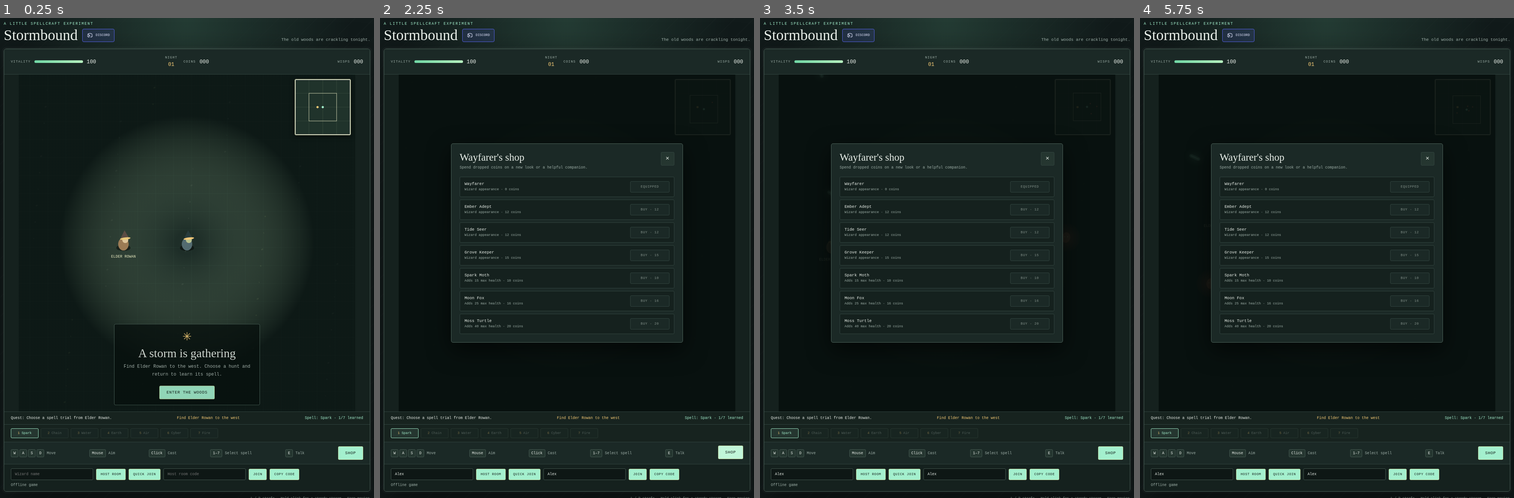
Above: before the commit, frames 1-4 (left to right).
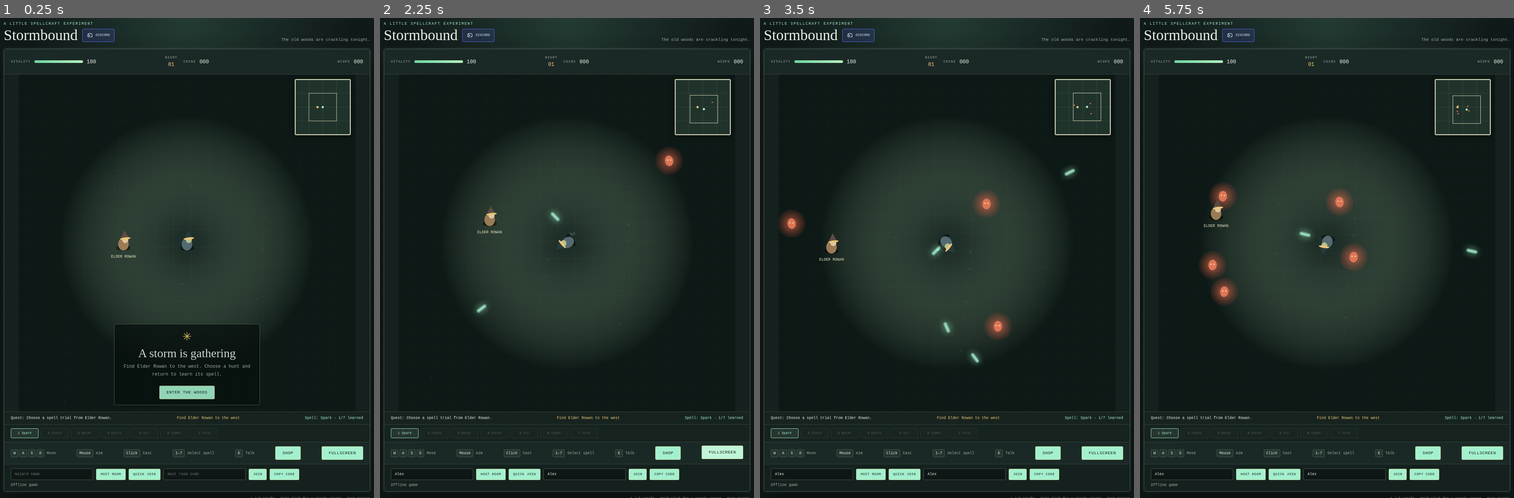
Above: after the commit, the same moments.

Repository: spectralcodes81/Video-game-experiment
Game: browser game, page index.html
Two runs of this game, one before a commit and one after it. Both use one fixed random seed, a clock stepped at 60 frames per second and the inputs below.
Inputs (mouse positions are in pixels of both pictures, inside the frame that each line leads up to):
- Up to frame 1 (0.25 s): no input
- Up to frame 2 (2.25 s): click (432, 474) at 0.27 s; type "Alex" at 0.27 s; click (585, 474) at 0.52 s; type "Alex" at 0.52 s; click "ENTER THE WOODS" at 0.77 s; hold Right 1.03-1.53 s; click (567, 277) at 1.07 s; tap Space at 1.1, 1.6, 2.1 s; hold Down 1.58-1.85 s; click (499, 210) at 1.67 s; hold Left from 1.9 s (still down); click "SHOP" (after the commit: "FULLSCREEN") at 2.02 s
- Up to frame 3 (3.5 s): click (1014, 190) at 2.27 s; release Left at 2.47 s; hold Up 2.52-2.82 s; tap Space at 2.6, 3.1 s; click (999, 310) at 2.87 s; hold Right from 2.87 s (still down); click (864, 325) at 3.47 s
- Up to frame 4 (5.75 s): release Right at 3.53 s; hold Up 3.58-3.82 s; tap Space every 0.5 s from 3.6 to 5.6 s; hold Left 3.87-4.3 s; click (1327, 176) at 4.07 s; hold Down 4.35-4.68 s; click "SHOP" (after the commit: "FULLSCREEN") at 4.52 s; click (1427, 258) at 4.67 s; hold Right 4.73-5.23 s; click (1226, 243) at 5.27 s; hold Down 5.28-5.55 s; hold Left from 5.6 s (still down)

The runs differ from the first frame. In frame 1, 0.5% of the frame differs, in the area x 20-96%, y 89-93%; in frame 2, 13%; in frame 3, 13%; in frame 4, 14%, in the area x 15-96%, y 12-93%.

Commit message:
Add fullscreen game control

Diff:
--- a/index.html
+++ b/index.html
@@ -21,6 +21,8 @@
 		.discord-label { white-space:nowrap; }
 		.subtitle { margin:0 0 2px; color:var(--muted); font-size:11px; }
 		.game-frame { overflow:hidden; border:1px solid #536a60; border-radius:7px; background:#15211e; box-shadow:0 24px 80px #0008,0 0 0 5px #ffffff08; }
+		.game-frame:fullscreen { width:100vw; height:100dvh; overflow:auto; border:0; border-radius:0; }
+		.game-frame:fullscreen .canvas-wrap { width:min(100%,min(70dvh,900px)); }
 		.hud { display:grid; grid-template-columns:1fr auto auto 1fr; align-items:center; min-height:68px; padding:12px 18px; gap:16px; background:var(--panel); border-bottom:1px solid var(--line); }
 		.stat { display:flex; align-items:center; gap:10px; }
 		.stat:last-child { justify-content:end; }
@@ -149,6 +151,7 @@
 				<div class="control-group"><kbd>1–7</kbd><span>Select spell</span></div>
 				<div class="control-group"><kbd>E</kbd><span>Talk</span></div>
 				<div class="control-group"><button id="shopLaunch" type="button">Shop</button></div>
+				<div class="control-group"><button id="fullscreenButton" type="button">Fullscreen</button></div>
 			</div>
 			<div class="networkbar" aria-label="Online multiplayer">
 				<input id="nameInput" type="text" autocomplete="nickname" maxlength="20" placeholder="Wizard name" aria-label="Your player name">
@@ -170,6 +173,7 @@
 			const minimap = document.querySelector('#minimap');
 			const miniCtx = minimap.getContext('2d');
 			const wrap = document.querySelector('.canvas-wrap');
+			const gameFrame = document.querySelector('.game-frame');
 			const touchControls = document.querySelector('#touchControls');
 			const moveJoystick = document.querySelector('#moveJoystick');
 			const aimJoystick = document.querySelector('#aimJoystick');
@@ -208,6 +212,7 @@
 			const chatSend = document.querySelector('#chatSend');
 			const chatToggle = document.querySelector('#chatToggle');
 			const shopLaunch = document.querySelector('#shopLaunch');
+			const fullscreenButton = document.querySelector('#fullscreenButton');
 			const closeQuest = document.querySelector('#closeQuest');
 			const closeShop = document.querySelector('#closeShop');
 			const W = 900, H = 900, WORLD_W = 1800, WORLD_H = 1800;
@@ -754,6 +759,14 @@
 			questOptions.addEventListener('click',event=>{const action=event.target.closest('[data-quest]');if(action)handleQuestAction(action.dataset.quest);});
 			shopOptions.addEventListener('click',event=>{const action=event.target.closest('[data-kind]');if(action)equipShopItem(action.dataset.kind,action.dataset.item);});
 			shopLaunch.addEventListener('click',openShop);talkButton.addEventListener('click',interact);closeQuest.addEventListener('click',closeQuestMenu);closeShop.addEventListener('click',()=>shopOverlay.hidden=true);
+			fullscreenButton.disabled=!gameFrame.requestFullscreen;
+			fullscreenButton.addEventListener('click',async()=>{
+				try{
+					if(document.fullscreenElement)await document.exitFullscreen();
+					else await gameFrame.requestFullscreen();
+				}catch{networkStatus.textContent='Fullscreen could not be opened.';}
+			});
+			document.addEventListener('fullscreenchange',()=>{fullscreenButton.textContent=document.fullscreenElement===gameFrame?'Exit fullscreen':'Fullscreen';});
 			hostButton.addEventListener('click',()=>connectToRoom('host'));
 			quickJoinButton.addEventListener('click',()=>connectToRoom('quick'));
 			joinButton.addEventListener('click',()=>{
